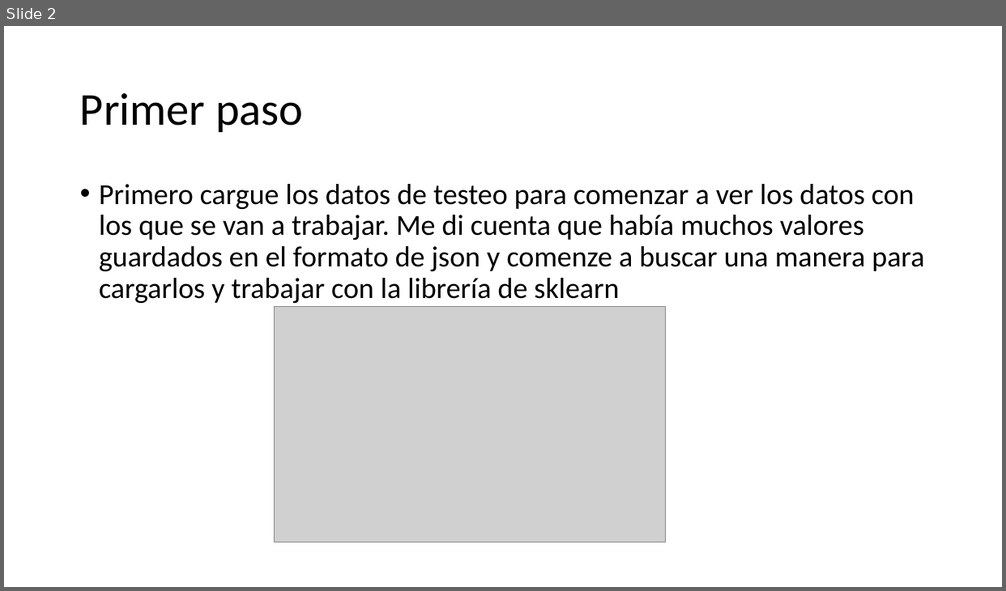
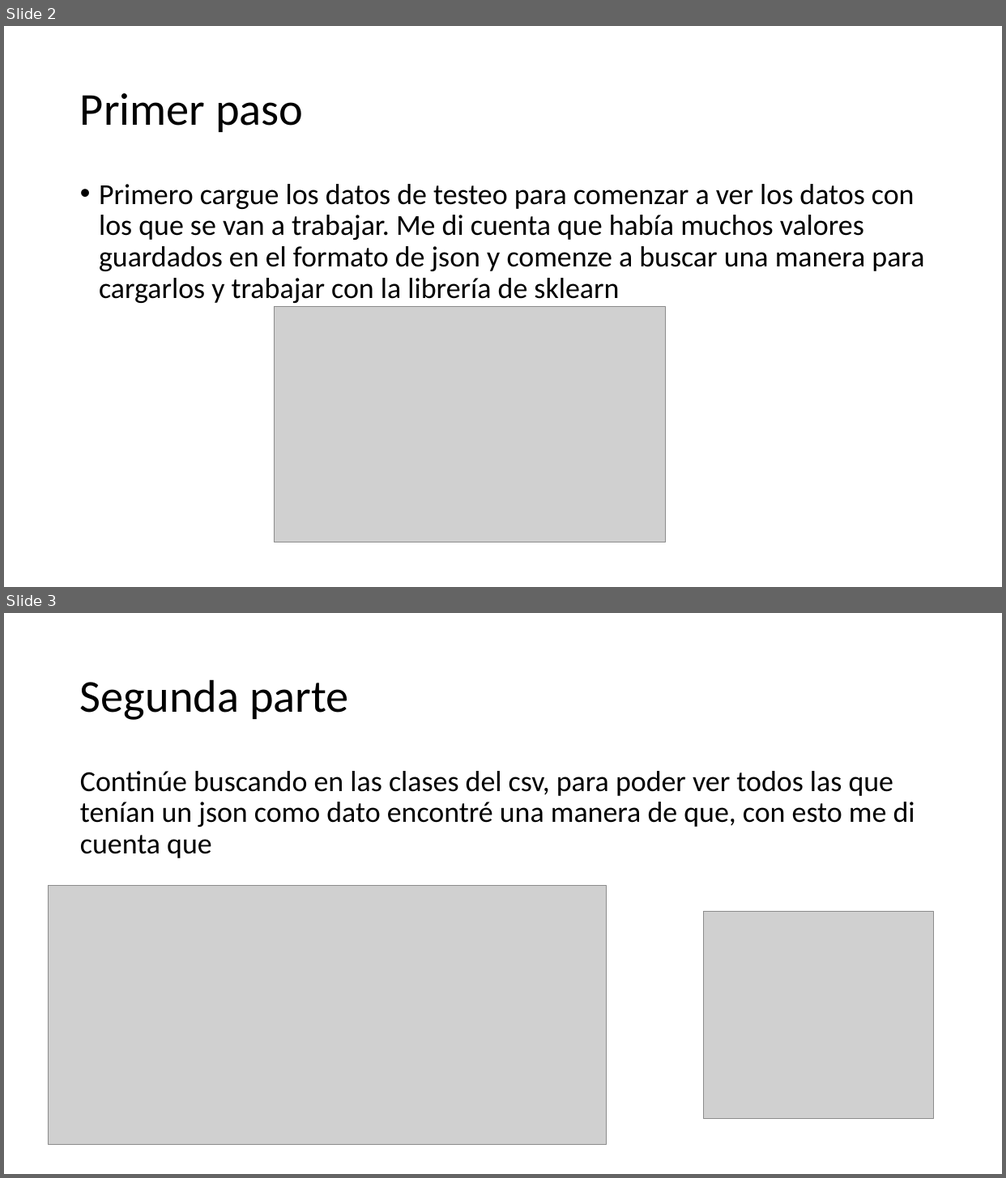
Before and after one commit to alfonsocv12/AILaSalleClass2019, a slide deck: examenSegundoParcial/Documentacion.pptx. Shown one above the other, each under a label of ours: slide 2 before the commit, slides 2 and 3 after it. The pictures are 1006x591 and 1006x1178 pixels, drawn with LibreOffice and Linux fonts; fonts in the diff are those of the drawing; grey boxes stand for pictures. Boxes give left, top, right and bottom in pixels: in the first picture for what was removed or moved away, otherwise in the second. Text is boxed around its words. In the diff, an @@ line names an element or a change of style, - is before the commit and + after.

```diff
--- a/examenSegundoParcial/Documentacion.pptx
+++ b/examenSegundoParcial/Documentacion.pptx
@@ slide 3 added at [4,613,1002,1174], background #FFFFFF @@
@@ title added at [80,679,349,720], 44 pt, text #000000 @@
+Segunda parte
@@ text added at [80,771,915,858], 28 pt, text #000000 @@
+Continúe buscando en las clases del csv, para poder ver todos las que tenían un json como dato encontré una manera de que, con esto me di cuenta que
@@ picture added at [49,885,607,1144] @@
@@ picture added at [704,912,934,1118] @@
```
Also in this commit, not shown: 2 other slides added, 1 slide removed, 2 other files.
